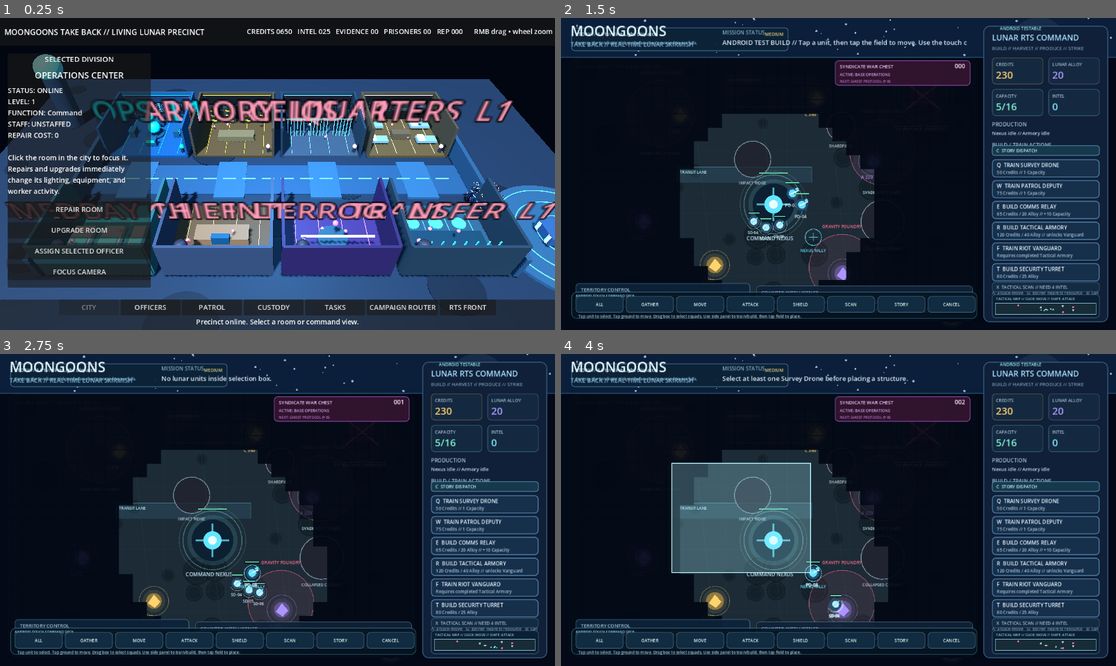
Above: before the commit, frames 1-4 (two rows, left to right).
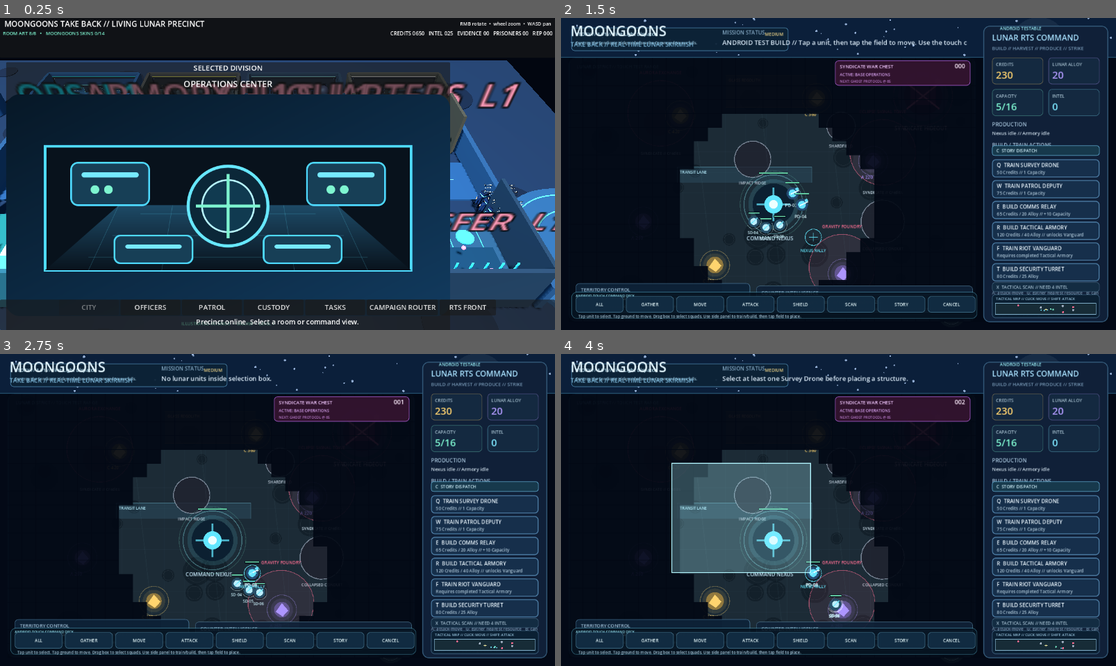
Above: after the commit, the same moments.

Repository: POTD725/MoonGoons-Take-Back
Game: Godot game, scene res://scenes/LivingPrecinct.tscn
Same seed, same stepped clock (60 frames per second), same inputs: the game is played once before the commit and once after it. This scene is started directly instead of the project's main scene.
Inputs (mouse positions are in pixels of both pictures, inside the frame that each line leads up to):
- Up to frame 1 (0.25 s): no input
- Up to frame 2 (1.5 s): click "CAMPAIGN ROUTER" at 0.5 s; tap Enter at 1.25 s; move the mouse to (960, 158) at 1.27 s; hold D from 1.28 s (still down); tap Q at 1.35 s; click (960, 158) at 1.42 s
- Up to frame 3 (2.75 s): release D at 2 s; drag from (166, 525) to (249, 572) at 2.02 s
- Up to frame 4 (4 s): move the mouse to (894, 441) at 2.77 s; hold D 2.78-3.5 s; tap R at 2.85 s; drag from (810, 572) to (672, 463) at 3.52 s

The runs differ from the first frame. In frame 1, 65% of the frame differs, in the area x 0-100%, y 0-100%; in frame 2, less than 0.1%; in frame 3, less than 0.1%; in frame 4, less than 0.1%.

Commit message:
Attach precinct graphics and layout polish layer

Diff:
--- a/scenes/LivingPrecinct.tscn
+++ b/scenes/LivingPrecinct.tscn
@@ -1,6 +1,10 @@
-[gd_scene load_steps=2 format=3]
+[gd_scene load_steps=3 format=3]
 
 [ext_resource type="Script" path="res://scripts/living_precinct.gd" id="1_living"]
+[ext_resource type="Script" path="res://scripts/living_precinct_ui_polish.gd" id="2_polish"]
 
 [node name="LivingMoonGoonsPrecinct" type="Node3D"]
 script = ExtResource("1_living")
+
+[node name="VisualPolish" type="Node" parent="."]
+script = ExtResource("2_polish")
